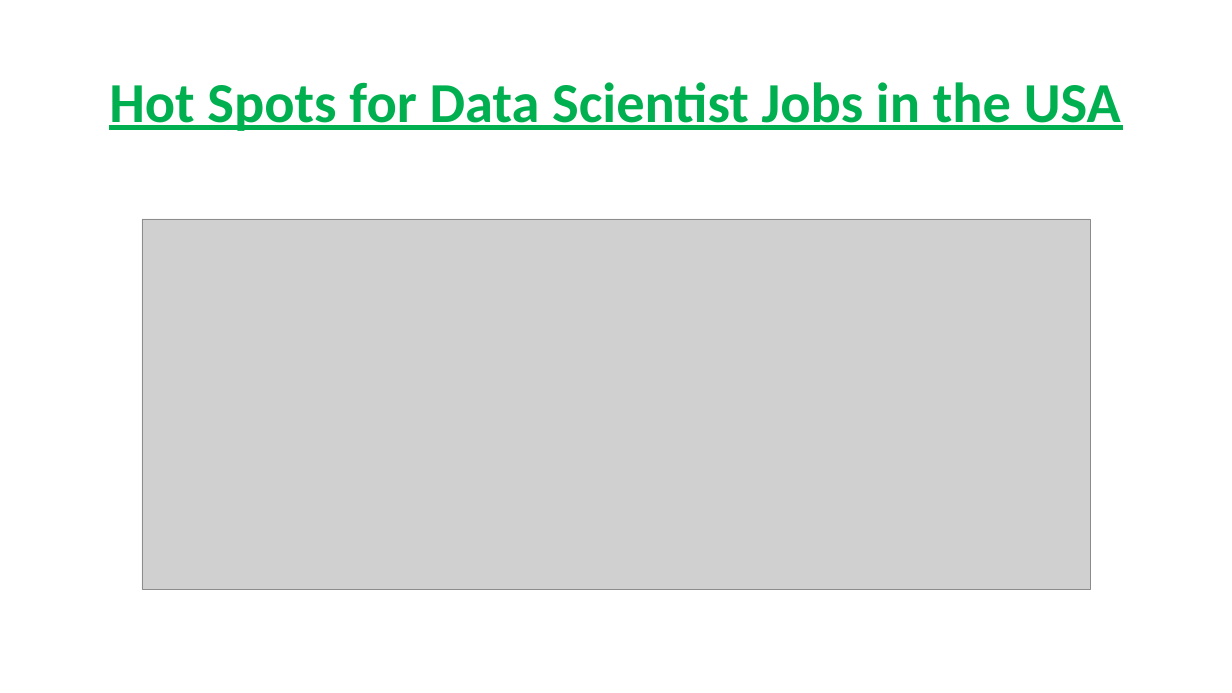
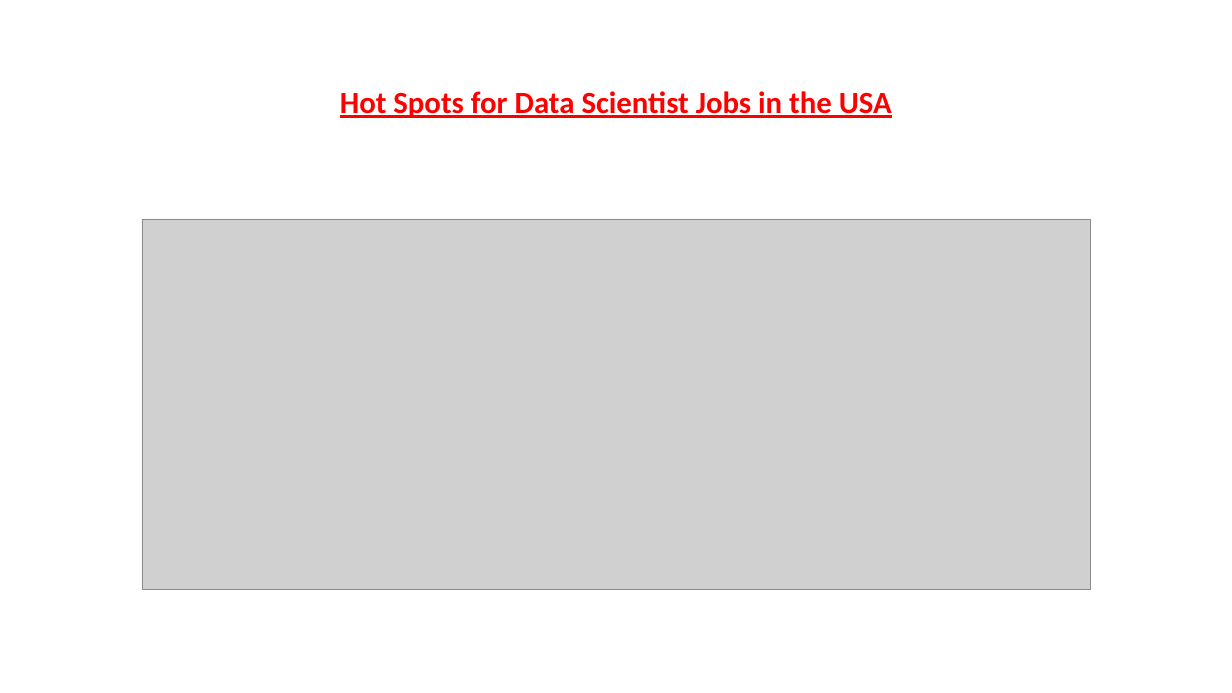
Before and after one commit to tjgrafft/DataScienceJobs_Project, a slide deck: slide 7 of presentation/Presentation.pptx (slide 8 before the commit). Drawn at 1232x693 pixels with LibreOffice and Linux fonts; fonts in the diff are those of the drawing; grey boxes stand for pictures. Boxes give left, top, right and bottom in pixels: in the first picture for what was removed or moved away, otherwise in the second. Text is boxed around its words. In the diff, an @@ line names an element or a change of style, - is before the commit and + after.

```diff
--- a/presentation/Presentation.pptx
+++ b/presentation/Presentation.pptx
@@ title "Hot Spots for Data Scientist ..." at (340,91,892,118): size 44 to 24 pt, text colour #00B050 to #FF0000 @@
```
Also in this commit, not shown: 6 other slides changed, 6 slides added, 5 slides removed, 1 other file.
